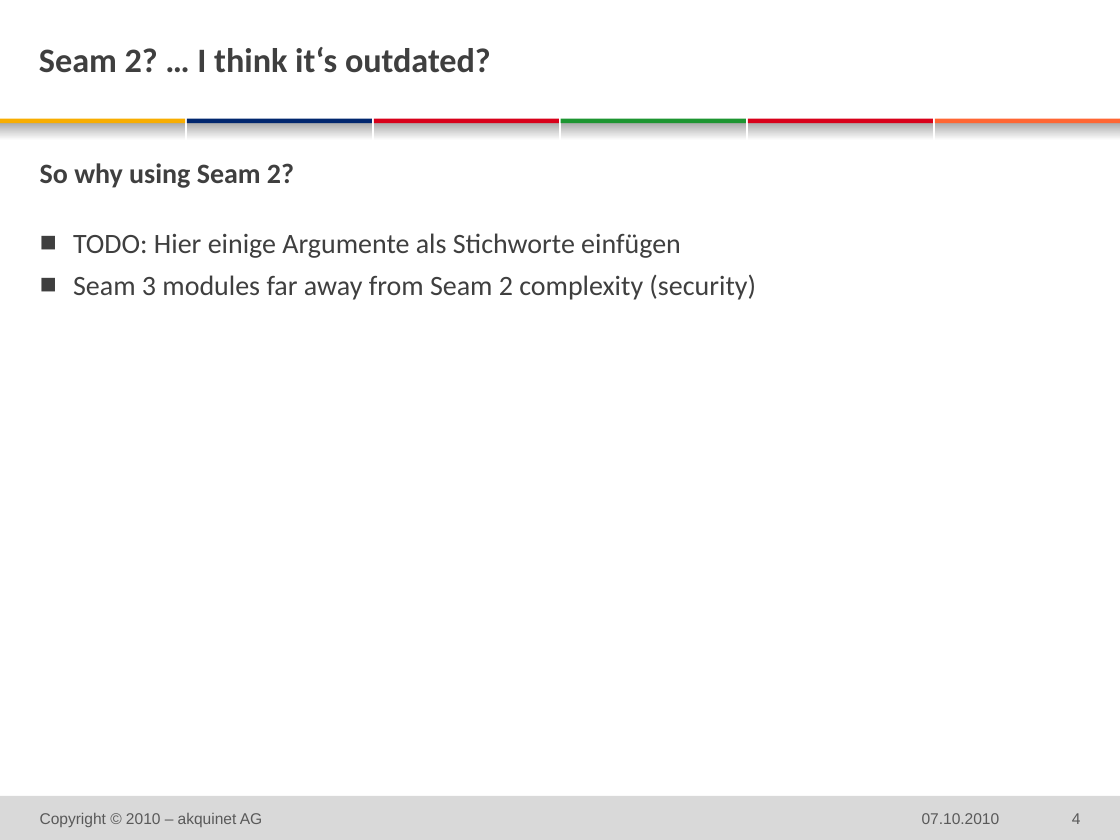
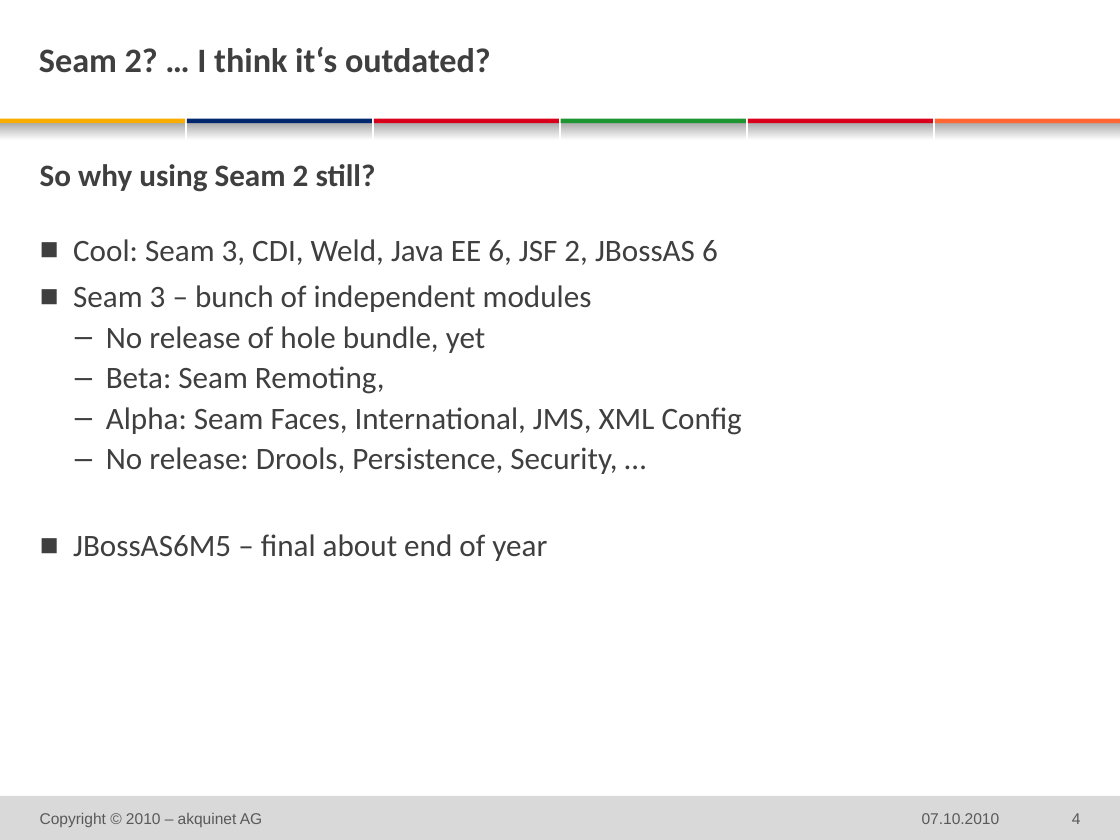
Before and after one commit to michaelschuetz/seamArquillian-judcon2010, a slide deck: slide 4 of doc/judcon_SeamArquillian.pptx. Drawn at 1120x840 pixels with LibreOffice and Linux fonts; fonts in the diff are those of the drawing; background and template pictures are left out. Boxes give left, top, right and bottom in pixels: in the first picture for what was removed or moved away, otherwise in the second. Text is boxed around its words. In the diff, an @@ line names an element or a change of style, - is before the commit and + after.

Commit message:
slides - version3

```diff
--- a/doc/judcon_SeamArquillian.pptx
+++ b/doc/judcon_SeamArquillian.pptx
@@ text at bbox=[40, 164, 742, 561]: text changed; size 18 to 20 pt @@
-So why using Seam 2?
-  ■ TODO: Hier einige Argumente als Stichworte einfügen
-  ■ Seam 3 modules far away from Seam 2 complexity (security)
+So why using Seam 2 still?
+  ■ Cool: Seam 3, CDI, Weld, Java EE 6, JSF 2, JBossAS 6
+  ■ Seam 3 – bunch of independent modules
+    – No release of hole bundle, yet
+    – Beta: Seam Remoting,
+    – Alpha: Seam Faces, International, JMS, XML Config
+    – No release: Drools, Persistence, Security, …
+  ■ JBossAS6M5 – final about end of year
```
Also in this commit, not shown: 11 other slides changed.
